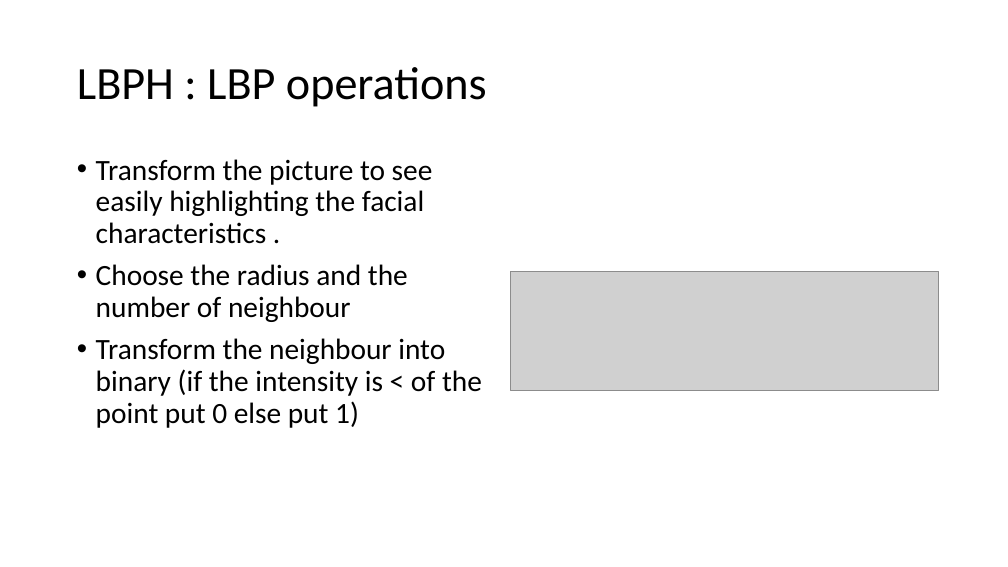
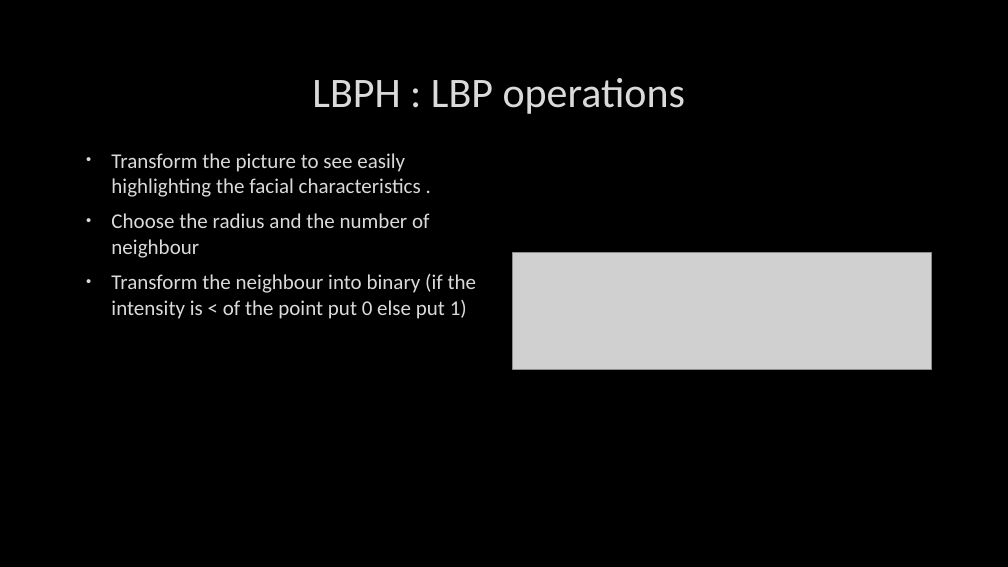
Before and after one commit to ElliotGerard123/FaceRecognition, a slide deck: slide 9 of First approach.pptx. Drawn at 1008x567 pixels with LibreOffice and Linux fonts; fonts in the diff are those of the drawing; grey boxes stand for pictures; background and template pictures are left out. Boxes give left, top, right and bottom in pixels: in the first picture for what was removed or moved away, otherwise in the second. Text is boxed around its words. In the diff, an @@ line names an element or a change of style, - is before the commit and + after.

```diff
--- a/First approach.pptx
+++ b/First approach.pptx
@@ background #FFFFFF to picture (left out) @@
@@ title "LBPH : LBP operations": place and size @@
-title "LBPH : LBP operations" at <box>77,67,487,107</box>
+title "LBPH : LBP operations" at <box>312,78,685,114</box>
@@ title "LBPH : LBP operations" at <box>312,78,685,114</box>: size 44 to 40 pt, text colour #000000 to #DADADA, letter outline none to #404040 0.75 pt; alignment left to centre; line spacing 0.9 to 1 @@
@@ text "Transform the picture to see ...": place and size @@
-text "Transform the picture to see ..." at <box>96,159,482,428</box>
+text "Transform the picture to see ..." at <box>111,153,477,319</box>
@@ text "Transform the picture to see ..." at <box>111,153,477,319</box>: size 28 to 20 pt, text colour #000000 to #DADADA, letter outline none to #404040 0.75 pt; indent changed; line spacing 0.9 to 1 @@
@@ picture: place and size @@
-picture at <box>510,271,939,391</box>
+picture at <box>513,253,932,369</box>
```
Also in this commit, not shown: 11 other slides changed, 2 slides added, 2 slides removed.
